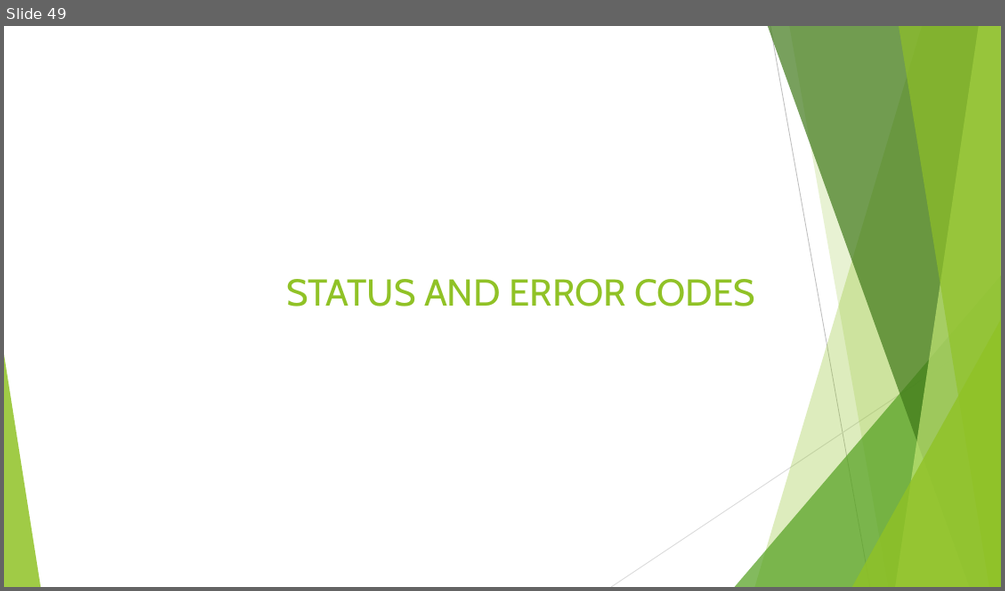
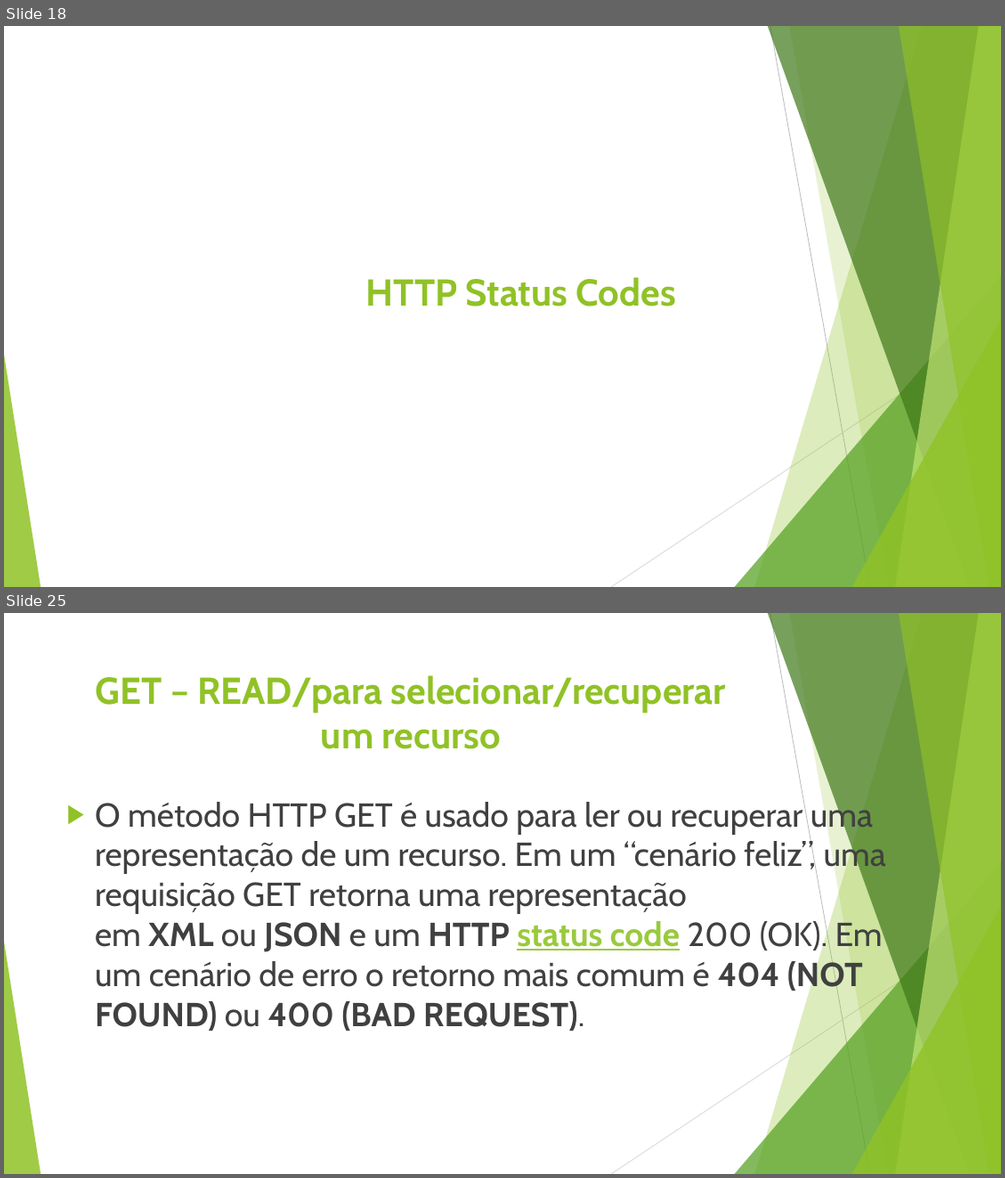
Before and after one commit to leandrocgsi/RestWithASP-NETUdemy, a slide deck: Documents/Understending RESTFul API's .pptx. Shown one above the other, each under a label of ours: slide 49 before the commit, slides 18 and 25 after it; the slides between them are not shown. The pictures are 1005x591 and 1005x1178 pixels, drawn with LibreOffice and Linux fonts; fonts in the diff are those of the drawing. Boxes give left, top, right and bottom in pixels: in the first picture for what was removed or moved away, otherwise in the second. Text is boxed around its words. In the diff, an @@ line names an element or a change of style, - is before the commit and + after.

```diff
--- a/Documents/Understending RESTFul API's .pptx
+++ b/Documents/Understending RESTFul API's .pptx
@@ slide 25 added at box(4, 613, 1001, 1174), background #FFFFFF; not listed: 10 template elements that a slide beside it also shows @@
@@ title added at box(96, 675, 726, 749), 36 pt, text #90C226, bold @@
+GET – READ/para selecionar/recuperar um recurso
@@ text added at box(95, 798, 886, 1030), 32 pt, text #404040 @@
+▶ O método HTTP GET é usado para ler ou recuperar uma representação de um recurso. Em um “cenário feliz”, uma requisição GET retorna uma representação em XML ou JSON e um HTTP status code 200 (OK). Em um cenário de erro o retorno mais comum é 404 (NOT FOUND) ou 400 (BAD REQUEST).
@@ what was slide 49 is now slide 18 @@
@@ slide 18 changed as well @@
@@ title at box(366, 277, 676, 306): text changed; bold on @@
-STATUS AND ERROR CODES
+HTTP Status Codes
```
Also in this commit, not shown: 4 other slides changed, 47 other slides added, 47 slides removed, 3 other files.
